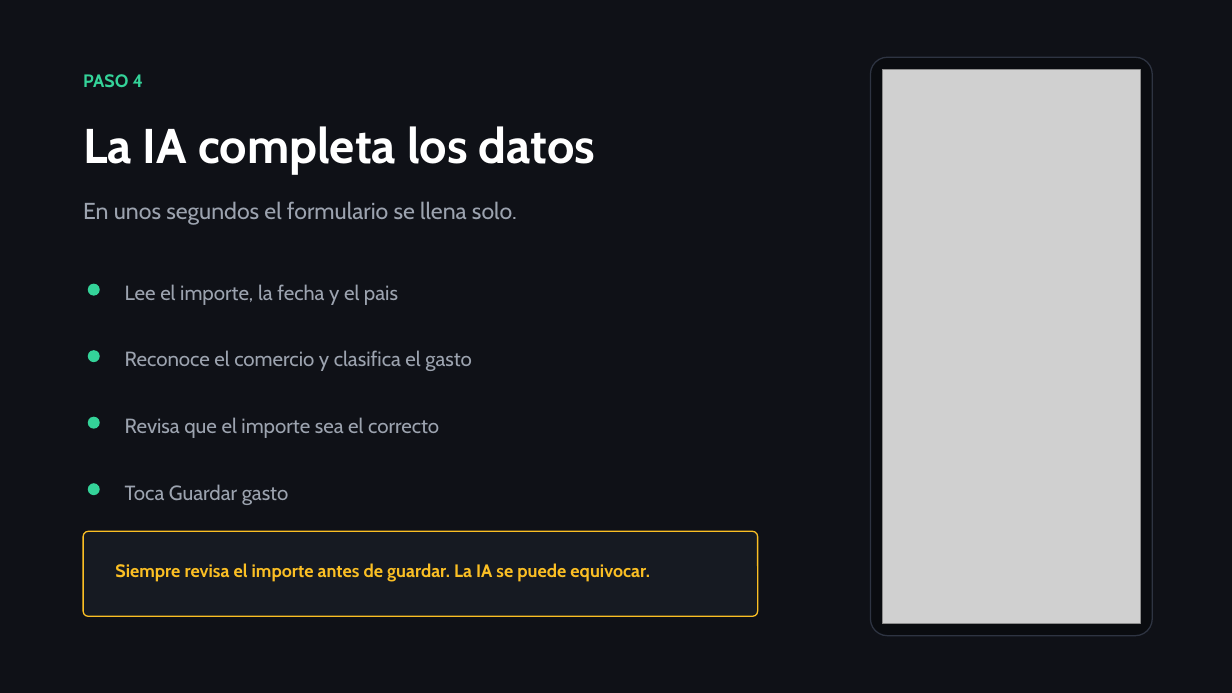
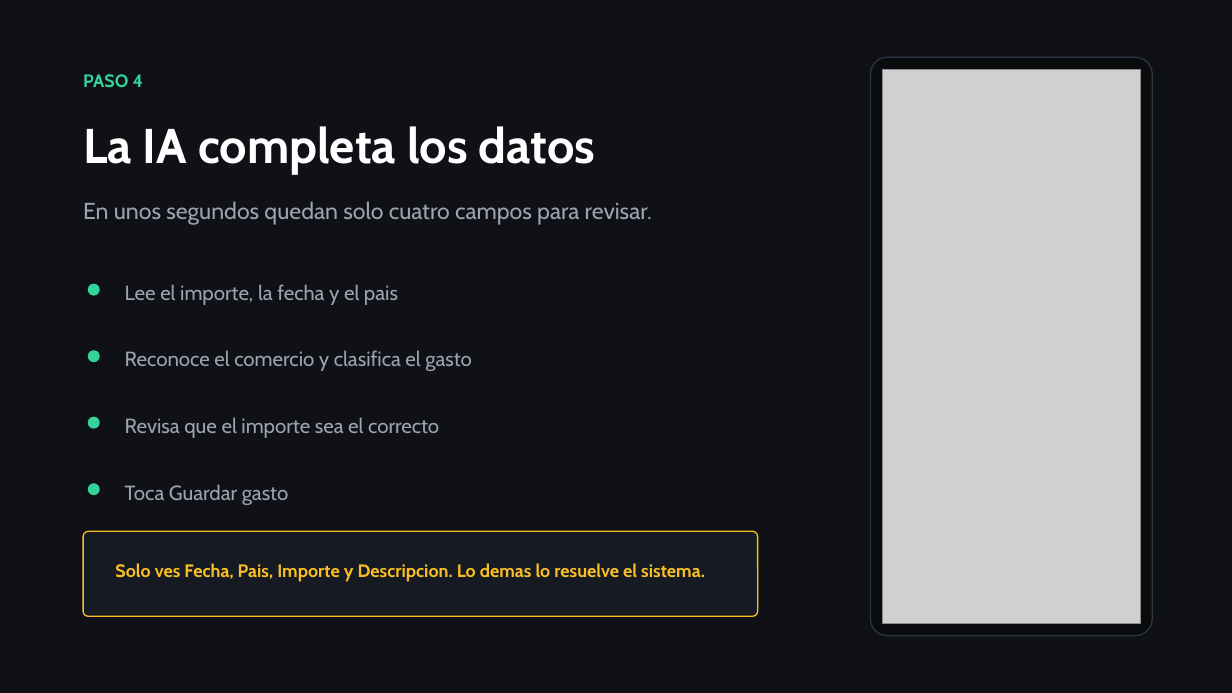
Before and after one commit to Dibiagi-I-D/Automatizacion-liquidacion-de-viajes, a slide deck: slide 7 of Gastos_Logistica_Capacitacion.pptx (slide 6 before the commit). Drawn at 1232x693 pixels with LibreOffice and Linux fonts; fonts in the diff are those of the drawing; grey boxes stand for pictures. Boxes give left, top, right and bottom in pixels: in the first picture for what was removed or moved away, otherwise in the second. Text is boxed around its words. In the diff, an @@ line names an element or a change of style, - is before the commit and + after.

```diff
--- a/Gastos_Logistica_Capacitacion.pptx
+++ b/Gastos_Logistica_Capacitacion.pptx
@@ text at (83, 201, 652, 225): text changed @@
-En unos segundos el formulario se llena solo.
+En unos segundos quedan solo cuatro campos para revisar.
@@ text at (115, 563, 705, 582): text changed @@
-Siempre revisa el importe antes de guardar. La IA se puede equivocar.
+Solo ves Fecha, Pais, Importe y Descripcion. Lo demas lo resuelve el sistema.
```
Also in this commit, not shown: 5 other slides changed, 7 slides added, 5 other files.
